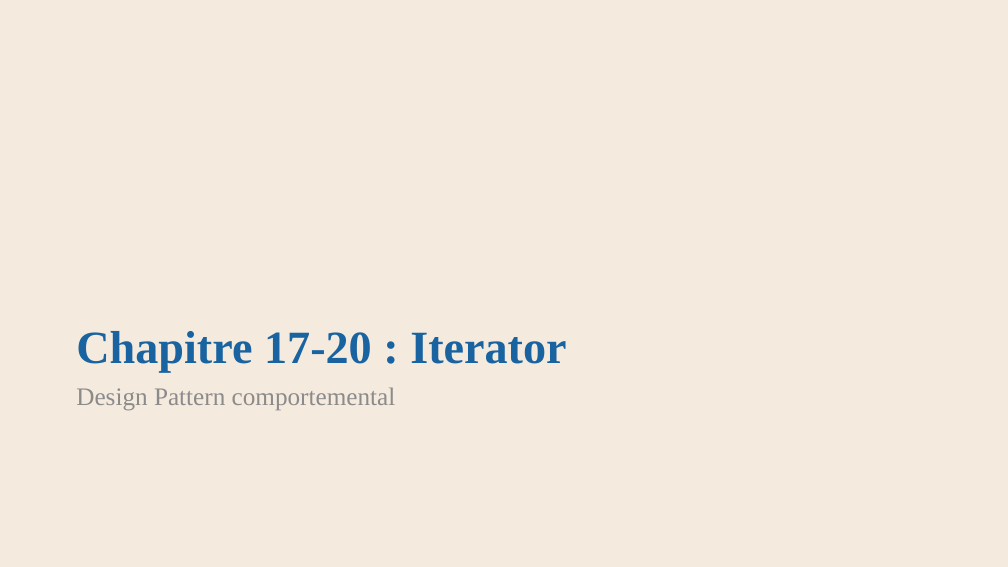
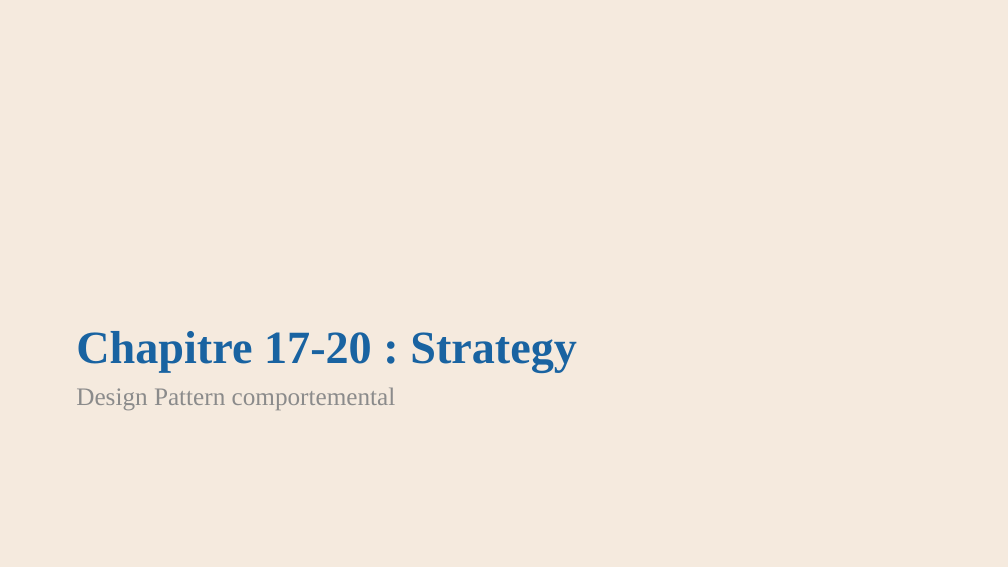
Before and after one commit to AlainWafflard/4IPO3, a slide deck: slide 71 of 17-POO-design-pattern/syllabus_17.pptx. Drawn at 1008x567 pixels with LibreOffice and Linux fonts; fonts in the diff are those of the drawing; background and template pictures are left out. Boxes give left, top, right and bottom in pixels: in the first picture for what was removed or moved away, otherwise in the second. Text is boxed around its words. In the diff, an @@ line names an element or a change of style, - is before the commit and + after.

```diff
--- a/17-POO-design-pattern/syllabus_17.pptx
+++ b/17-POO-design-pattern/syllabus_17.pptx
@@ title at (76,331,577,372): text changed @@
-Chapitre 17-20 : Iterator
+Chapitre 17-20 : Strategy
```
Also in this commit, not shown: 1 other slide changed, 2 other files.
